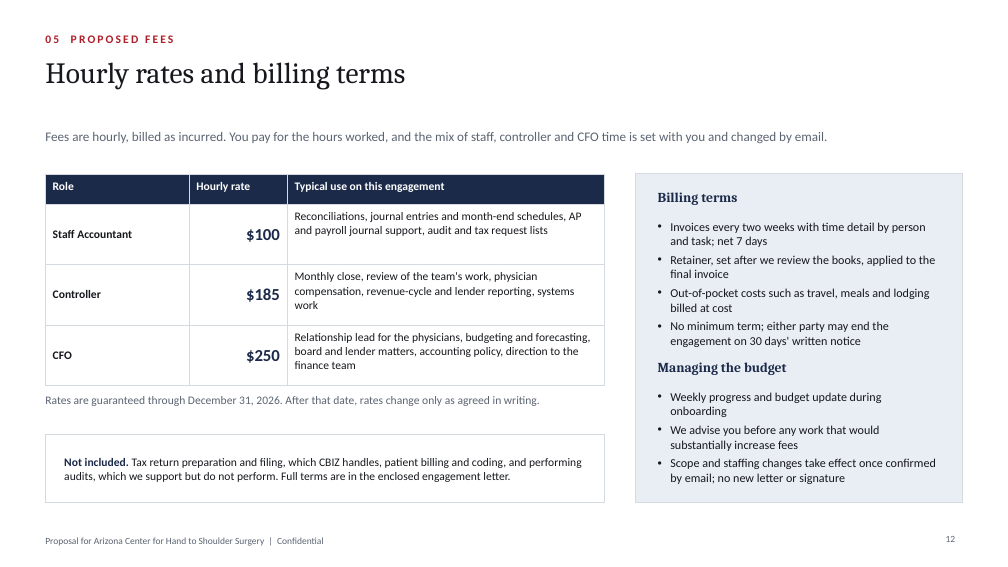
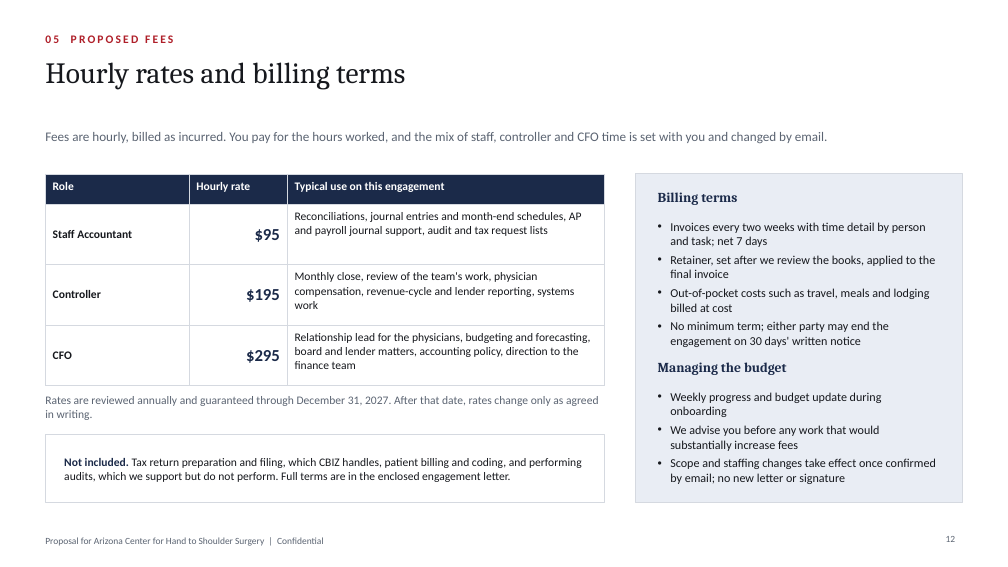
Before and after one commit to Onyxcfo/Engagement-Letter-Edits, a slide deck: slide 12 of Onyx_AZHandCenter_Proposal.pptx. Drawn at 1008x567 pixels with LibreOffice and Linux fonts; fonts in the diff are those of the drawing; background and template pictures are left out. Boxes give left, top, right and bottom in pixels: in the first picture for what was removed or moved away, otherwise in the second. Text is boxed around its words. In the diff, an @@ line names an element or a change of style, - is before the commit and + after.

```diff
--- a/Onyx_AZHandCenter_Proposal.pptx
+++ b/Onyx_AZHandCenter_Proposal.pptx
@@ table at bbox=[45, 174, 605, 386] @@
-row 2, column 2: $100
+row 2, column 2: $95
-row 3, column 2: $185
+row 3, column 2: $195
-row 4, column 2: $250
+row 4, column 2: $295
@@ text at bbox=[45, 396, 598, 420]: text changed @@
-Rates are guaranteed through December 31, 2026. After that date, rates change only as agreed in writing.
+Rates are reviewed annually and guaranteed through December 31, 2027. After that date, rates change only as agreed in writing.
```
Also in this commit, not shown: 5 other slides changed, 2 other files.
